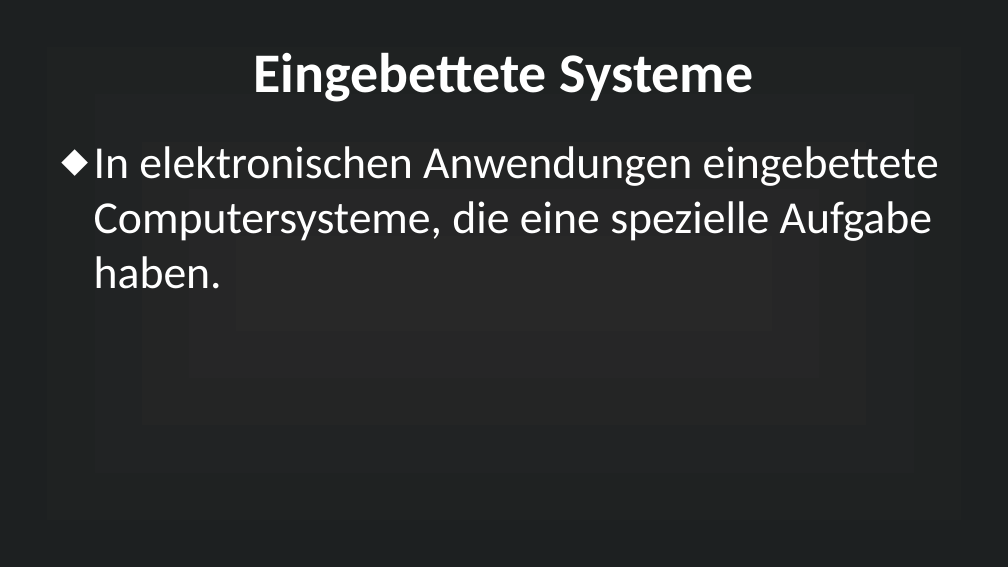
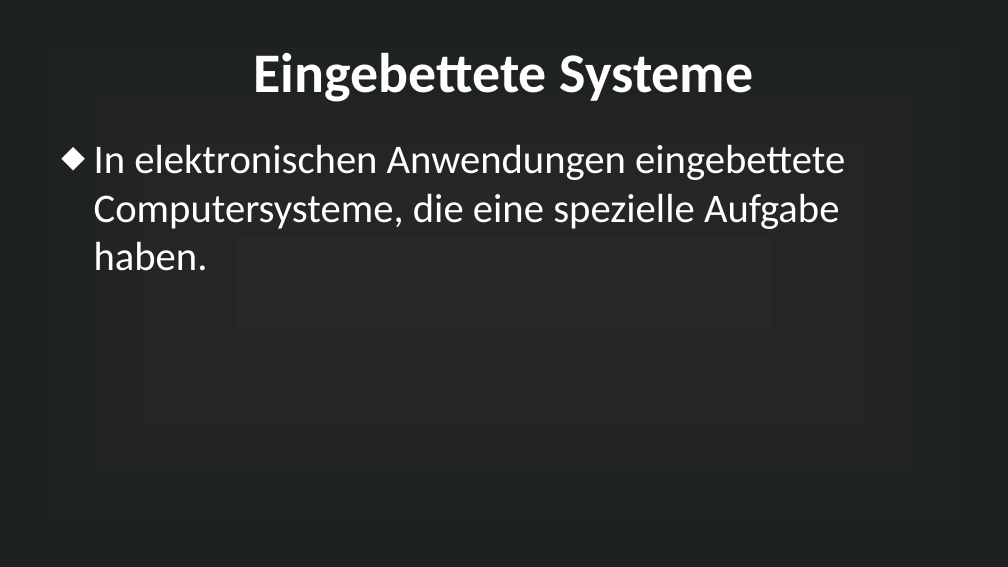
Before and after one commit to MuffinKran24/IMP_GFS, a slide deck: slide 3 of Mikrocontroller_GFS.odp. Drawn at 1008x567 pixels with LibreOffice and Linux fonts; fonts in the diff are those of the drawing. Boxes give left, top, right and bottom in pixels: in the first picture for what was removed or moved away, otherwise in the second. Text is boxed around its words. In the diff, an @@ line names an element or a change of style, - is before the commit and + after.

```diff
--- a/Mikrocontroller_GFS.odp
+++ b/Mikrocontroller_GFS.odp
@@ text "In elektronischen Anwendungen eingebettete Computersysteme, ..." at (x1=94, y1=144, x2=845, y2=271): size 36 to 32 pt @@
```
Also in this commit, not shown: 2 other slides changed, 5 slides added, 1 slide removed, 12 other files.
